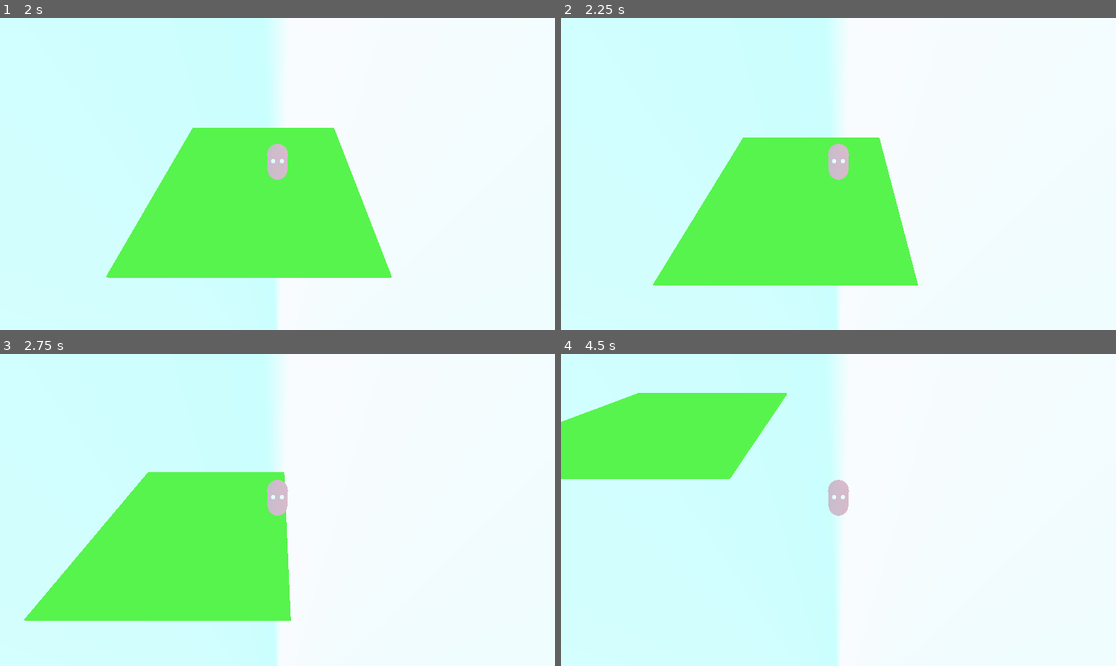
Above: before the commit, frames 1-4 (two rows, left to right).
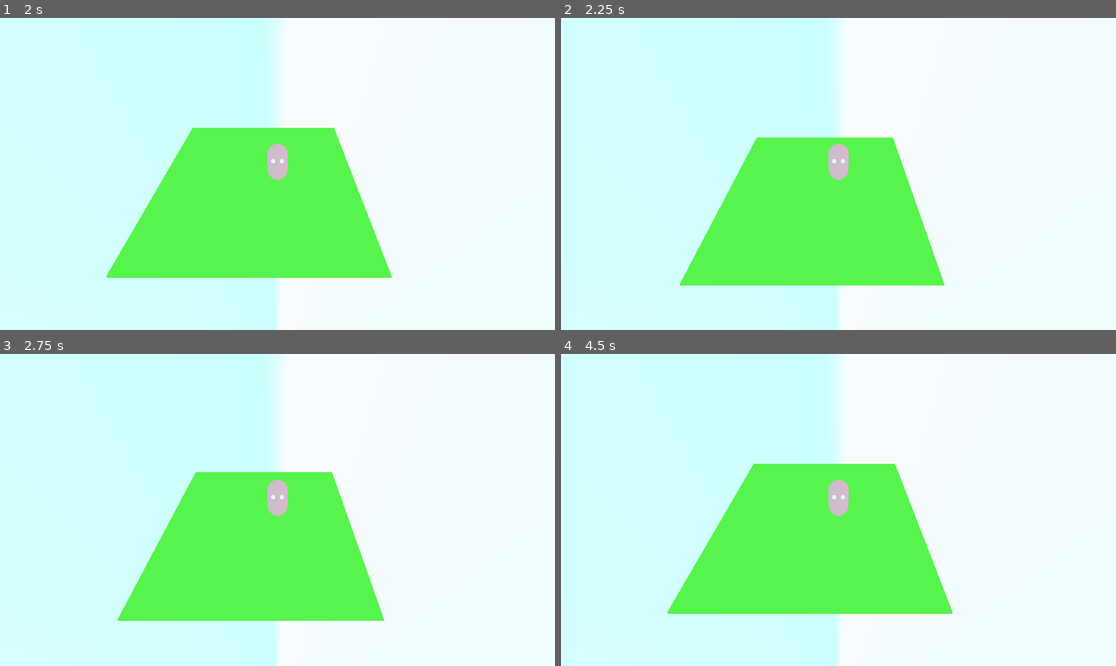
Above: after the commit, the same moments.

Repository: yellowisk/Game-Jam
Game: Godot game, scene res://teste.tscn
Two runs of this game, one before a commit and one after it. Both use one fixed random seed, a clock stepped at 60 frames per second and the inputs below.
Inputs (mouse positions are in pixels of both pictures, inside the frame that each line leads up to):
- Up to frame 1 (2 s): click (288, 130) at 0.52 s; type "Alex" at 0.6 s; click "Host Server" at 1.25 s
- Up to frame 2 (2.25 s): tap Enter (ui_accept) at 2 s; hold D (move_right, bound only before the commit) from 2.03 s (still down)
- Up to frame 3 (2.75 s): keep holding D (move_right, bound only before the commit); tap Enter (ui_accept) at 2.27 s
- Up to frame 4 (4.5 s): release D (move_right, bound only before the commit) at 2.78 s; hold S (move_down, bound only before the commit) 2.78-3.53 s; tap Enter (ui_accept) at 3.02 s; hold D (move_right, bound only before the commit) 3.53-4.28 s; hold W (move_up, bound only before the commit) from 4.28 s (still down)

Frame 1 is identical in both runs. In frame 2, 3.4% of the frame differs, in the area x 16-70%, y 38-86%; in frame 3, 12%; in frame 4, 27%, in the area x 0-71%, y 12-84%.

Commit message:
modelo navio

Diff:
--- /dev/null
+++ b/livre-game-jam/main.gd
@@ -0,0 +1,11 @@
+extends Node3D
+
+
+# Called when the node enters the scene tree for the first time.
+func _ready() -> void:
+	pass # Replace with function body.
+
+
+# Called every frame. 'delta' is the elapsed time since the previous frame.
+func _process(delta: float) -> void:
+	pass
--- a/livre-game-jam/project.godot
+++ b/livre-game-jam/project.godot
@@ -14,35 +14,3 @@
 run/main_scene="res://teste.tscn"
 config/features=PackedStringArray("4.3", "Forward Plus")
 config/icon="res://icon.svg"
-
-[input]
-
-quit={
-"deadzone": 0.5,
-"events": [Object(InputEventKey,"resource_local_to_scene":false,"resource_name":"","device":0,"window_id":0,"alt_pressed":false,"shift_pressed":false,"ctrl_pressed":false,"meta_pressed":false,"pressed":false,"keycode":0,"physical_keycode":4194305,"key_label":0,"unicode":0,"location":0,"echo":false,"script":null)
-]
-}
-move_left={
-"deadzone": 0.5,
-"events": [Object(InputEventKey,"resource_local_to_scene":false,"resource_name":"","device":-1,"window_id":0,"alt_pressed":false,"shift_pressed":false,"ctrl_pressed":false,"meta_pressed":false,"pressed":false,"keycode":0,"physical_keycode":65,"key_label":0,"unicode":97,"location":0,"echo":false,"script":null)
-, Object(InputEventJoypadMotion,"resource_local_to_scene":false,"resource_name":"","device":-1,"axis":0,"axis_value":-1.0,"script":null)
-]
-}
-move_right={
-"deadzone": 0.5,
-"events": [Object(InputEventKey,"resource_local_to_scene":false,"resource_name":"","device":-1,"window_id":0,"alt_pressed":false,"shift_pressed":false,"ctrl_pressed":false,"meta_pressed":false,"pressed":false,"keycode":0,"physical_keycode":68,"key_label":0,"unicode":100,"location":0,"echo":false,"script":null)
-, Object(InputEventJoypadMotion,"resource_local_to_scene":false,"resource_name":"","device":-1,"axis":0,"axis_value":1.0,"script":null)
-]
-}
-move_up={
-"deadzone": 0.5,
-"events": [Object(InputEventKey,"resource_local_to_scene":false,"resource_name":"","device":-1,"window_id":0,"alt_pressed":false,"shift_pressed":false,"ctrl_pressed":false,"meta_pressed":false,"pressed":false,"keycode":0,"physical_keycode":87,"key_label":0,"unicode":119,"location":0,"echo":false,"script":null)
-, Object(InputEventJoypadMotion,"resource_local_to_scene":false,"resource_name":"","device":-1,"axis":1,"axis_value":-1.0,"script":null)
-]
-}
-move_down={
-"deadzone": 0.5,
-"events": [Object(InputEventKey,"resource_local_to_scene":false,"resource_name":"","device":-1,"window_id":0,"alt_pressed":false,"shift_pressed":false,"ctrl_pressed":false,"meta_pressed":false,"pressed":false,"keycode":0,"physical_keycode":83,"key_label":0,"unicode":115,"location":0,"echo":false,"script":null)
-, Object(InputEventJoypadMotion,"resource_local_to_scene":false,"resource_name":"","device":-1,"axis":1,"axis_value":1.0,"script":null)
-]
-}
Not shown, added: livre-game-jam/models/navio_pirata.blend
